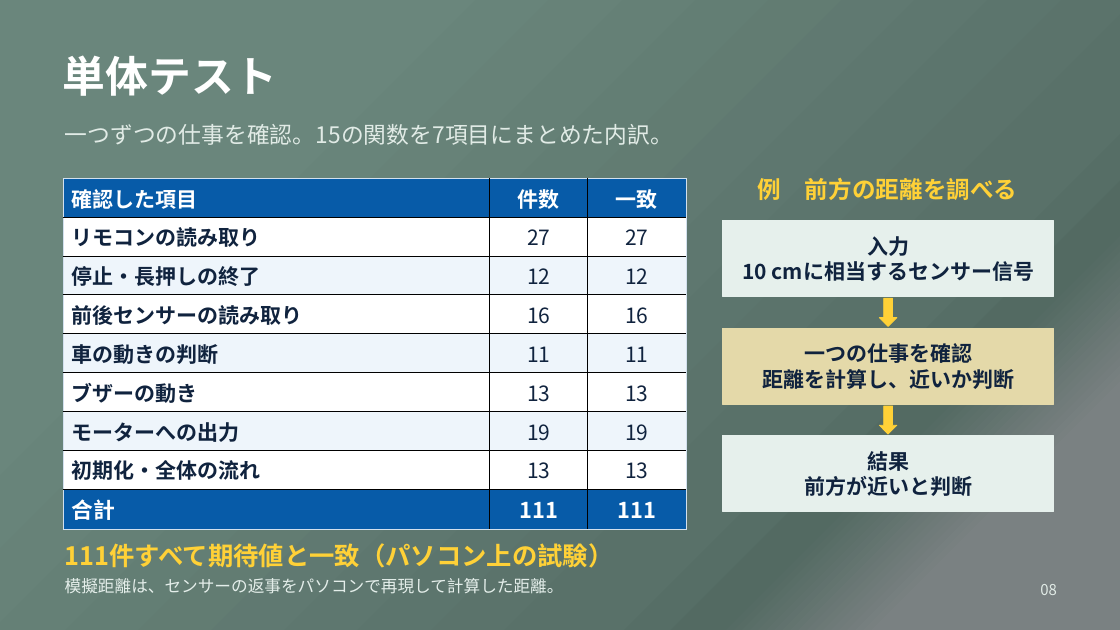
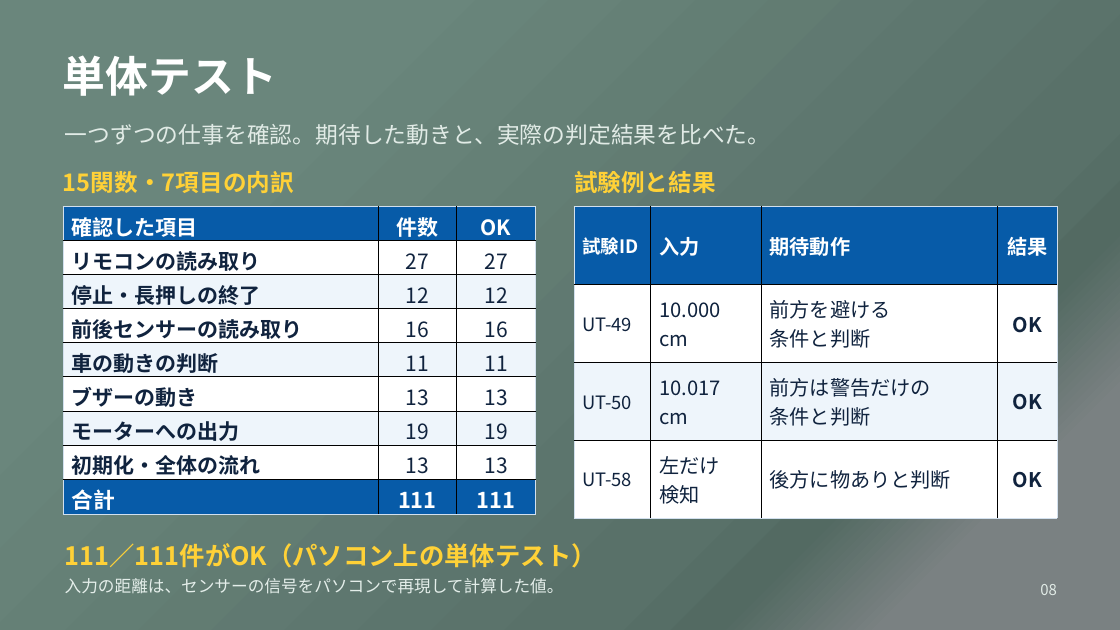
Before and after one commit to aaa1550/-, a slide deck: slide 8 of docs/files/OSOYOO_robot_car_presentation.pptx. Drawn at 1120x630 pixels with LibreOffice and Linux fonts; fonts in the diff are those of the drawing. Boxes give left, top, right and bottom in pixels: in the first picture for what was removed or moved away, otherwise in the second. Text is boxed around its words. In the diff, an @@ line names an element or a change of style, - is before the commit and + after.

```diff
--- a/docs/files/OSOYOO_robot_car_presentation.pptx
+++ b/docs/files/OSOYOO_robot_car_presentation.pptx
@@ text at [65,124,771,145]: text changed @@
-一つずつの仕事を確認。15の関数を7項目にまとめた内訳。
+一つずつの仕事を確認。期待した動きと、実際の判定結果を比べた。
@@ text added at [63,171,294,193], 20.2 pt, text #FFD137, bold @@
+15関数・7項目の内訳
@@ text added at [574,171,716,193], 20.2 pt, text #FFD137, bold @@
+試験例と結果
@@ text removed at [758,178,1018,200] @@
-例 前方の距離を調べる
@@ table at [63,207,536,514] @@
-row 1, column 3: 一致
+row 1, column 3: OK
@@ table: place and size @@
-table at [63,178,686,524]
+table at [63,207,536,514]
@@ table added at [574,207,1057,518], 4 rows, 4 columns @@
+試験ID | 入力 | 期待動作 | 結果
+UT-49 | 10.000 cm | 前方を避ける / 条件と判断 | OK
+UT-50 | 10.017 cm | 前方は警告だけの / 条件と判断 | OK
+UT-58 | 左だけ / 検知 | 後方に物ありと判断 | OK
@@ rectangle removed at [723,220,1054,297] @@
-入力
-10 cmに相当するセンサー信号
@@ down arrow removed at [880,298,897,326] @@
@@ rectangle removed at [723,329,1054,405] @@
-一つの仕事を確認
-距離を計算し、近いか判断
@@ down arrow removed at [880,406,897,434] @@
@@ rectangle removed at [723,436,1054,513] @@
-結果
-前方が近いと判断
@@ text at [65,543,597,568]: text changed @@
-111件すべて期待値と一致（パソコン上の試験）
+111／111件がOK（パソコン上の単体テスト）
@@ text at [65,578,564,594]: text changed @@
-模擬距離は、センサーの返事をパソコンで再現して計算した距離。
+入力の距離は、センサーの信号をパソコンで再現して計算した値。
```
Also in this commit, not shown: 6 other slides changed, 3 other files.
